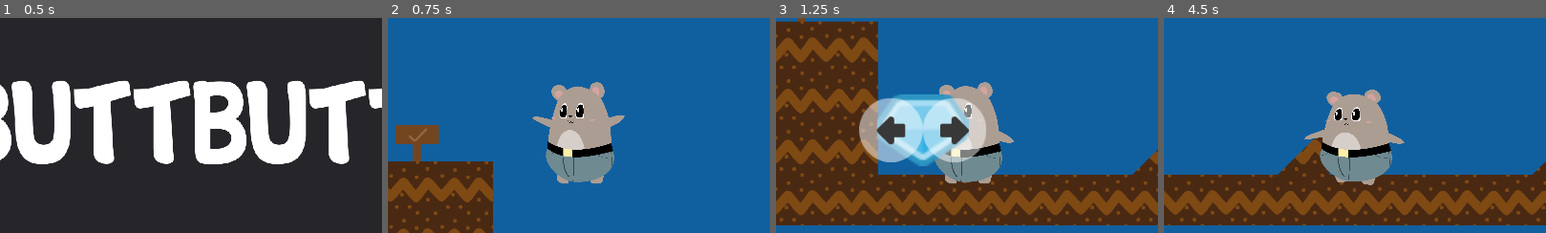
Above: before the commit, frames 1-4 (left to right).
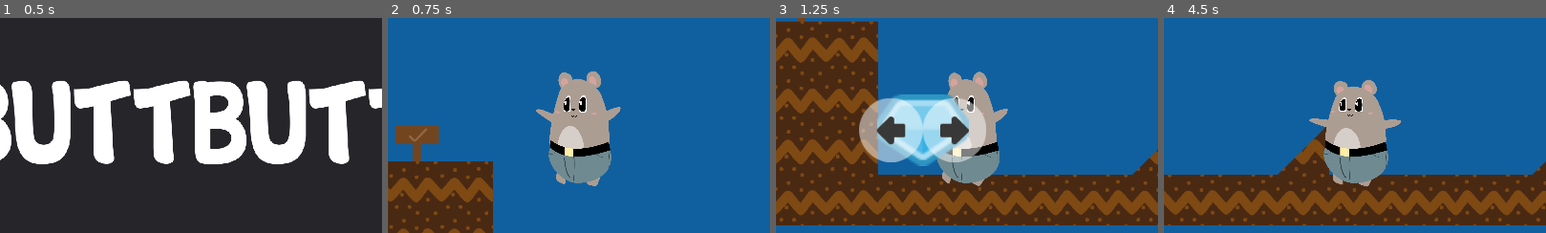
Above: after the commit, the same moments.

Repository: arnaudcoj/buttbutt_adventures
Game: Godot game, scene res://Main/scenes/Main.tscn
Two runs of this game, one before a commit and one after it. Both use one fixed random seed, a clock stepped at 60 frames per second and the inputs below.
Inputs (mouse positions are % of the whole screen's width and height, from its top left):
- Up to frame 1 (0.5 s): no input
- Up to frame 2 (0.75 s): tap Enter (ui_accept) at 0.5 s; move the mouse to (72, 45) at 0.52 s; hold Right (right_action) from 0.53 s (still down); click (72, 45) at 0.67 s
- Up to frame 3 (1.25 s): keep holding Right (right_action); tap Enter (ui_accept) at 0.77 s
- Up to frame 4 (4.5 s): move the mouse to (30, 55) at 1.27 s; tap Enter (ui_accept) at 1.52, 3.02, 3.77 s; move the mouse to (60, 28) at 2.02 s; release Right (right_action) at 2.03 s; hold Left (left_action) 2.03-2.78 s; move the mouse to (45, 70) at 2.77 s; hold Right (right_action) 2.78-4.28 s; click (45, 70) at 2.92 s; move the mouse to (80, 65) at 3.52 s; move the mouse to (20, 35) at 4.27 s; hold Left (left_action) from 4.28 s (still down)
The pictures show only the part of the screen within x 25-75%, y 23-73%; the shares and areas given below are measured in that part.

Frame 1 is identical in both runs. In frame 2, 2.6% of the frame differs, in the area x 37-62%, y 24-79%; in frame 3, 1.8%; in frame 4, 2.7%, in the area x 36-63%, y 28-79%.
Error in both runs: Trying to assign value of type 'Node' to a variable of type 'KinematicBody2D'. (res://Main/scripts/Splash.gd:4)

Commit message:
better animations and draft animationtree

Diff:
--- a/sources/entities/buttbutt/Skeleton.tscn
+++ b/sources/entities/buttbutt/Skeleton.tscn
@@ -193,57 +193,58 @@
 
 [sub_resource type="Animation" id=2]
 resource_name = "Fall"
-length = 0.001
+length = 0.3
+loop = true
 tracks/0/type = "value"
-tracks/0/path = NodePath("Front/ButtPivot/Butt/BodyPivot/Body:scale")
+tracks/0/path = NodePath("Front/ButtPivot/Butt:scale")
 tracks/0/interp = 1
 tracks/0/loop_wrap = true
 tracks/0/imported = false
 tracks/0/enabled = true
 tracks/0/keys = {
-"times": PoolRealArray( 0 ),
-"transitions": PoolRealArray( 1 ),
-"update": 0,
-"values": [ Vector2( 1, 1 ) ]
+"times": PoolRealArray( 0, 0.2 ),
+"transitions": PoolRealArray( 1, 1 ),
+"update": 0,
+"values": [ Vector2( 0.9, 1.1 ), Vector2( 0.92, 1.08 ) ]
 }
 tracks/1/type = "value"
-tracks/1/path = NodePath("Front/ButtPivot/Butt/BodyPivot/Body:position")
+tracks/1/path = NodePath("Front/ButtPivot/Butt/BodyPivot/Body/LeftArmPivot:rotation_degrees")
 tracks/1/interp = 1
 tracks/1/loop_wrap = true
 tracks/1/imported = false
 tracks/1/enabled = true
 tracks/1/keys = {
-"times": PoolRealArray( 0 ),
-"transitions": PoolRealArray( 1 ),
-"update": 0,
-"values": [ Vector2( 0.0965538, -75.2619 ) ]
+"times": PoolRealArray( 0, 0.1, 0.2, 0.3 ),
+"transitions": PoolRealArray( 1, 1, 1, 1 ),
+"update": 0,
+"values": [ -50.0, -48.0, -50.0, -55.0 ]
 }
 tracks/2/type = "value"
-tracks/2/path = NodePath("Front/ButtPivot/Butt/ButtSprite:scale")
+tracks/2/path = NodePath("Front/ButtPivot/Butt/BodyPivot/Body/RightArmPivot:rotation_degrees")
 tracks/2/interp = 1
 tracks/2/loop_wrap = true
 tracks/2/imported = false
 tracks/2/enabled = true
 tracks/2/keys = {
-"times": PoolRealArray( 0 ),
-"transitions": PoolRealArray( 1 ),
-"update": 0,
-"values": [ Vector2( 0.27, 0.27 ) ]
+"times": PoolRealArray( 0, 0.1, 0.2, 0.3 ),
+"transitions": PoolRealArray( 1, 1, 1, 1 ),
+"update": 0,
+"values": [ 50.0, 55.0, 50.0, 48.0 ]
 }
 tracks/3/type = "value"
-tracks/3/path = NodePath("Front/ButtPivot:rotation_degrees")
+tracks/3/path = NodePath("Front/ButtPivot/Butt/BodyPivot/Body/RightEarPivot:rotation_degrees")
 tracks/3/interp = 1
 tracks/3/loop_wrap = true
 tracks/3/imported = false
 tracks/3/enabled = true
 tracks/3/keys = {
-"times": PoolRealArray( 0 ),
-"transitions": PoolRealArray( 1 ),
-"update": 0,
-"values": [ 0.0 ]
+"times": PoolRealArray( 0, 0.1, 0.2, 0.3 ),
+"transitions": PoolRealArray( 1, 1, 1, 1 ),
+"update": 0,
+"values": [ 24.3399, 28.0, 21.0, 26.0 ]
 }
 tracks/4/type = "value"
-tracks/4/path = NodePath("Front/ButtPivot/Butt/LeftLegPivot:rotation_degrees")
+tracks/4/path = NodePath("Front/ButtPivot/Butt/BodyPivot/Body/RightEarPivot/RightEar:position")
 tracks/4/interp = 1
 tracks/4/loop_wrap = true
 tracks/4/imported = false
@@ -252,22 +253,22 @@
 "times": PoolRealArray( 0 ),
 "transitions": PoolRealArray( 1 ),
 "update": 0,
-"values": [ 0.0 ]
+"values": [ Vector2( -11.3769, -20.1197 ) ]
 }
 tracks/5/type = "value"
-tracks/5/path = NodePath("Front/ButtPivot/Butt/RightLegPivot:rotation_degrees")
+tracks/5/path = NodePath("Front/ButtPivot/Butt/BodyPivot/Body/LeftEarPivot:rotation_degrees")
 tracks/5/interp = 1
 tracks/5/loop_wrap = true
 tracks/5/imported = false
 tracks/5/enabled = true
 tracks/5/keys = {
-"times": PoolRealArray( 0 ),
-"transitions": PoolRealArray( 1 ),
-"update": 0,
-"values": [ 0.0 ]
+"times": PoolRealArray( 0, 0.1, 0.2, 0.3 ),
+"transitions": PoolRealArray( 1, 1, 1, 1 ),
+"update": 0,
+"values": [ -12.9005, -17.0, -10.0, -15.0 ]
 }
 tracks/6/type = "value"
-tracks/6/path = NodePath("Front/ButtPivot/Butt/BodyPivot/Body/LeftArmPivot:rotation_degrees")
+tracks/6/path = NodePath("Front/ButtPivot/Butt/BodyPivot/Body/LeftEarPivot/LeftEar:position")
 tracks/6/interp = 1
 tracks/6/loop_wrap = true
 tracks/6/imported = false
@@ -276,31 +277,79 @@
 "times": PoolRealArray( 0 ),
 "transitions": PoolRealArray( 1 ),
 "update": 0,
-"values": [ -45.0 ]
+"values": [ Vector2( 9.31948, -24.1892 ) ]
 }
 tracks/7/type = "value"
-tracks/7/path = NodePath("Front/ButtPivot/Butt/BodyPivot/Body/RightArmPivot:rotation_degrees")
+tracks/7/path = NodePath("Front/ButtPivot/Butt/BodyPivot/Body/FacePivot/Face:position")
 tracks/7/interp = 1
 tracks/7/loop_wrap = true
 tracks/7/imported = false
 tracks/7/enabled = true
 tracks/7/keys = {
-"times": PoolRealArray( 0 ),
-"transitions": PoolRealArray( 1 ),
-"update": 0,
-"values": [ 45.0 ]
+"times": PoolRealArray( 0, 0.1, 0.2, 0.3 ),
+"transitions": PoolRealArray( 1, 1, 1, 1 ),
+"update": 0,
+"values": [ Vector2( 14.9056, 29.0137 ), Vector2( 15.673, 28.373 ), Vector2( 15.2893, 29.9866 ), Vector2( 15.6815, 29.6486 ) ]
 }
 tracks/8/type = "value"
-tracks/8/path = NodePath("Front/ButtPivot/Butt:scale")
+tracks/8/path = NodePath("Front/ButtPivot/Butt/LeftLegPivot:rotation_degrees")
 tracks/8/interp = 1
 tracks/8/loop_wrap = true
 tracks/8/imported = false
 tracks/8/enabled = true
 tracks/8/keys = {
-"times": PoolRealArray( 0 ),
-"transitions": PoolRealArray( 1 ),
-"update": 0,
-"values": [ Vector2( 1, 1 ) ]
+"times": PoolRealArray( 0, 0.1, 0.2, 0.3 ),
+"transitions": PoolRealArray( 1, 1, 1, 1 ),
+"update": 0,
+"values": [ 16.4432, 23.8985, 9.48243, 13.0999 ]
+}
+tracks/9/type = "value"
+tracks/9/path = NodePath("Front/ButtPivot/Butt/RightLegPivot:rotation_degrees")
+tracks/9/interp = 1
+tracks/9/loop_wrap = true
+tracks/9/imported = false
+tracks/9/enabled = true
+tracks/9/keys = {
+"times": PoolRealArray( 0, 0.1, 0.2, 0.3 ),
+"transitions": PoolRealArray( 1, 1, 1, 1 ),
+"update": 0,
+"values": [ 22.1034, 27.8448, 16.915, 28.065 ]
+}
+tracks/10/type = "value"
+tracks/10/path = NodePath("Front/ButtPivot/Butt/RightLegPivot/RightLeg:position")
+tracks/10/interp = 1
+tracks/10/loop_wrap = true
+tracks/10/imported = false
+tracks/10/enabled = true
+tracks/10/keys = {
+"times": PoolRealArray( 0 ),
+"transitions": PoolRealArray( 1 ),
+"update": 0,
+"values": [ Vector2( -2.11478, 32.4116 ) ]
+}
+tracks/11/type = "value"
+tracks/11/path = NodePath("Front/ButtPivot/Butt/BodyPivot/Body:position")
+tracks/11/interp = 1
+tracks/11/loop_wrap = true
+tracks/11/imported = false
+tracks/11/enabled = true
+tracks/11/keys = {
+"times": PoolRealArray( 0, 0.1, 0.2, 0.3 ),
+"transitions": PoolRealArray( 1, 1, 1, 1 ),
+"update": 0,
+"values": [ Vector2( 0.0965538, -75.2619 ), Vector2( 0.097, -76 ), Vector2( 0.097, -75 ), Vector2( 0.097, -76 ) ]
+}
+tracks/12/type = "value"
+tracks/12/path = NodePath("Front/ButtPivot/Butt/ButtSprite:scale")
+tracks/12/interp = 1
+tracks/12/loop_wrap = true
+tracks/12/imported = false
+tracks/12/enabled = true
+tracks/12/keys = {
+"times": PoolRealArray( 0, 0.1, 0.2, 0.3 ),
+"transitions": PoolRealArray( 1, 1, 1, 1 ),
+"update": 0,
+"values": [ Vector2( 0.27, 0.27 ), Vector2( 0.28, 0.26 ), Vector2( 0.27, 0.265 ), Vector2( 0.272, 0.28 ) ]
 }
 
 [sub_resource type="Animation" id=3]
@@ -357,204 +406,104 @@
 "update": 0,
 "values": [ Vector2( 0.27, 0.27 ), Vector2( 0.285, 0.27 ), Vector2( 0.27, 0.27 ) ]
 }
+
+[sub_resource type="Animation" id=4]
+length = 2.0
+tracks/0/type = "value"
+tracks/0/path = NodePath("Front/ButtPivot/Butt/ButtSprite:scale")
+tracks/0/interp = 1
+tracks/0/loop_wrap = true
+tracks/0/imported = false
+tracks/0/enabled = true
+tracks/0/keys = {
+"times": PoolRealArray( 0.2, 0.6, 0.9, 1.2 ),
+"transitions": PoolRealArray( -2, -2, 1, 1 ),
+"update": 0,
+"values": [ Vector2( 0.3, 0.25 ), Vector2( 0.26, 0.3 ), Vector2( 0.29, 0.3 ), Vector2( 0.26, 0.3 ) ]
+}
+tracks/1/type = "value"
+tracks/1/path = NodePath("Front/ButtPivot/Butt/BodyPivot/Body/RightArmPivot:rotation_degrees")
+tracks/1/interp = 1
+tracks/1/loop_wrap = true
+tracks/1/imported = false
+tracks/1/enabled = true
+tracks/1/keys = {
+"times": PoolRealArray( 0.4, 0.7 ),
+"transitions": PoolRealArray( -2, -2 ),
+"update": 0,
+"values": [ -5.0, 10.0 ]
+}
+tracks/2/type = "value"
+tracks/2/path = NodePath("Front/ButtPivot/Butt/BodyPivot/Body/LeftArmPivot:rotation_degrees")
+tracks/2/interp = 1
+tracks/2/loop_wrap = true
+tracks/2/imported = false
+tracks/2/enabled = true
+tracks/2/keys = {
+"times": PoolRealArray( 0.3, 0.6 ),
+"transitions": PoolRealArray( -2, -2 ),
+"update": 0,
+"values": [ 10.0, -5.0 ]
+}
+tracks/3/type = "value"
+tracks/3/path = NodePath("Front/ButtPivot/Butt/BodyPivot/Body:scale")
+tracks/3/interp = 1
+tracks/3/loop_wrap = true
+tracks/3/imported = false
+tracks/3/enabled = true
+tracks/3/keys = {
+"times": PoolRealArray( 0.2, 0.6, 0.9, 1.2 ),
+"transitions": PoolRealArray( -2, -2, 1, 1 ),
+"update": 0,
+"values": [ Vector2( 1.1, 0.8 ), Vector2( 0.95, 1.05 ), Vector2( 1.05, 0.95 ), Vector2( 0.95, 1.05 ) ]
+}
+tracks/4/type = "value"
+tracks/4/path = NodePath("Front/ButtPivot/Butt/BodyPivot/Body:position")
+tracks/4/interp = 1
+tracks/4/loop_wrap = true
+tracks/4/imported = false
+tracks/4/enabled = true
+tracks/4/keys = {
+"times": PoolRealArray( 0.2, 0.6, 1.2 ),
+"transitions": PoolRealArray( -2, -2, 1 ),
+"update": 0,
+"values": [ Vector2( 0.097, -65 ), Vector2( 0.097, -85 ), Vector2( 0.097, -90 ) ]
+}
 tracks/5/type = "value"
-tracks/5/path = NodePath("Front/ButtPivot/Butt/LeftLegPivot:rotation_degrees")
+tracks/5/path = NodePath("Front/ButtPivot/Butt/BodyPivot/Body/RightEarPivot:rotation_degrees")
 tracks/5/interp = 1
 tracks/5/loop_wrap = true
 tracks/5/imported = false
 tracks/5/enabled = true
 tracks/5/keys = {
-"times": PoolRealArray( 0 ),
-"transitions": PoolRealArray( 1 ),
-"update": 0,
-"values": [ 0.0 ]
+"times": PoolRealArray( 0.2, 0.6 ),
+"transitions": PoolRealArray( -2, -2 ),
+"update": 0,
+"values": [ -20.0, 15.0 ]
 }
 tracks/6/type = "value"
-tracks/6/path = NodePath("Front/ButtPivot/Butt/RightLegPivot:rotation_degrees")
+tracks/6/path = NodePath("Front/ButtPivot/Butt/BodyPivot/Body/LeftEarPivot:rotation_degrees")
 tracks/6/interp = 1
 tracks/6/loop_wrap = true
 tracks/6/imported = false
 tracks/6/enabled = true
 tracks/6/keys = {
-"times": PoolRealArray( 0 ),
-"transitions": PoolRealArray( 1 ),
-"update": 0,
-"values": [ 0.0 ]
+"times": PoolRealArray( 0.2, 0.6 ),
+"transitions": PoolRealArray( -2, -2 ),
+"update": 0,
+"values": [ 20.0, -15.0 ]
 }
 tracks/7/type = "value"
-tracks/7/path = NodePath("Front/ButtPivot:rotation_degrees")
+tracks/7/path = NodePath("Front/ButtPivot/Butt/BodyPivot/Body/FacePivot/Face/FaceRemoteTransform:position")
 tracks/7/interp = 1
 tracks/7/loop_wrap = true
 tracks/7/imported = false
 tracks/7/enabled = true
 tracks/7/keys = {
-"times": PoolRealArray( 0 ),
-"transitions": PoolRealArray( 1 ),
-"update": 0,
-"values": [ 0.0 ]
-}
-tracks/8/type = "value"
-tracks/8/path = NodePath("Front/ButtPivot/Butt:scale")
-tracks/8/interp = 1
-tracks/8/loop_wrap = true
-tracks/8/imported = false
-tracks/8/enabled = true
-tracks/8/keys = {
-"times": PoolRealArray( 0 ),
-"transitions": PoolRealArray( 1 ),
-"update": 0,
-"values": [ Vector2( 1, 1 ) ]
-}
-tracks/9/type = "value"
-tracks/9/path = NodePath("Front/ButtPivot/Butt/BodyPivot/Body/LeftArmPivot:rotation_degrees")
-tracks/9/interp = 1
-tracks/9/loop_wrap = true
-tracks/9/imported = false
-tracks/9/enabled = true
-tracks/9/keys = {
-"times": PoolRealArray( 0 ),
-"transitions": PoolRealArray( 1 ),
-"update": 0,
-"values": [ 0.0 ]
-}
-tracks/10/type = "value"
-tracks/10/path = NodePath("Front/ButtPivot/Butt/BodyPivot/Body/RightArmPivot:rotation_degrees")
-tracks/10/interp = 1
-tracks/10/loop_wrap = true
-tracks/10/imported = false
-tracks/10/enabled = true
-tracks/10/keys = {
-"times": PoolRealArray( 0 ),
-"transitions": PoolRealArray( 1 ),
-"update": 0,
-"values": [ 0.0 ]
-}
-
-[sub_resource type="Animation" id=4]
-length = 2.0
-tracks/0/type = "bezier"
-tracks/0/path = NodePath("Front/ButtPivot/Butt/BodyPivot/Body:scale:x")
-tracks/0/interp = 1
-tracks/0/loop_wrap = true
-tracks/0/imported = false
-tracks/0/enabled = true
-tracks/0/keys = {
-"points": PoolRealArray( 1, -0.25, 0, 0.25, 0, 1.05, -0.25, 0, 0.25, 0, 1, -0.25, 0, 0.25, 0, 1, -0.25, 0, 0.25, 0 ),
-"times": PoolRealArray( 0, 0.8, 1.6, 2 )
-}
-tracks/1/type = "bezier"
-tracks/1/path = NodePath("Front/ButtPivot/Butt/BodyPivot/Body:scale:y")
-tracks/1/interp = 1
-tracks/1/loop_wrap = true
-tracks/1/imported = false
-tracks/1/enabled = true
-tracks/1/keys = {
-"points": PoolRealArray( 0.4, -0.25, 0, 0.25, 0, 1.05, -0.25, 0, 0.25, 0, 1, -0.25, 0, 0.25, 0 ),
-"times": PoolRealArray( 0, 0.5, 2 )
-}
-tracks/2/type = "bezier"
-tracks/2/path = NodePath("Front/ButtPivot/Butt/BodyPivot/Body:position:x")
-tracks/2/interp = 1
-tracks/2/loop_wrap = true
-tracks/2/imported = false
-tracks/2/enabled = true
-tracks/2/keys = {
-"points": PoolRealArray( 0.0965538, -0.25, 0, 0.25, 0 ),
-"times": PoolRealArray( 0 )
-}
-tracks/3/type = "bezier"
-tracks/3/path = NodePath("Front/ButtPivot/Butt/BodyPivot/Body:position:y")
-tracks/3/interp = 1
-tracks/3/loop_wrap = true
-tracks/3/imported = false
-tracks/3/enabled = true
-tracks/3/keys = {
-"points": PoolRealArray( -75.2619, -0.25, 0, 0.25, 0, -83, -0.25, 0, 0.25, 0, -75.262, -0.25, 0, 0.25, 0 ),
-"times": PoolRealArray( 0, 0.9, 2 )
-}
-tracks/4/type = "value"
-tracks/4/path = NodePath("Front/ButtPivot/Butt/ButtSprite:scale")
-tracks/4/interp = 1
-tracks/4/loop_wrap = true
-tracks/4/imported = false
-tracks/4/enabled = true
-tracks/4/keys = {
-"times": PoolRealArray( 0, 0.9, 2 ),
-"transitions": PoolRealArray( 1, 1, 1 ),
-"update": 0,
-"values": [ Vector2( 0.27, 0.27 ), Vector2( 0.285, 0.27 ), Vector2( 0.27, 0.27 ) ]
-}
-tracks/5/type = "value"
-tracks/5/path = NodePath("Front/ButtPivot/Butt/LeftLegPivot:rotation_degrees")
-tracks/5/interp = 1
-tracks/5/loop_wrap = true
-tracks/5/imported = false
-tracks/5/enabled = true
-tracks/5/keys = {
-"times": PoolRealArray( 0 ),
-"transitions": PoolRealArray( 1 ),
-"update": 0,
-"values": [ 0.0 ]
-}
-tracks/6/type = "value"
-tracks/6/path = NodePath("Front/ButtPivot/Butt/RightLegPivot:rotation_degrees")
-tracks/6/interp = 1
-tracks/6/loop_wrap = true
-tracks/6/imported = false
-tracks/6/enabled = true
-tracks/6/keys = {
-"times": PoolRealArray( 0 ),
-"transitions": PoolRealArray( 1 ),
-"update": 0,
-"values": [ 0.0 ]
-}
-tracks/7/type = "value"
-tracks/7/path = NodePath("Front/ButtPivot:rotation_degrees")
-tracks/7/interp = 1
-tracks/7/loop_wrap = true
-tracks/7/imported = false
-tracks/7/enabled = true
-tracks/7/keys = {
-"times": PoolRealArray( 0 ),
-"transitions": PoolRealArray( 1 ),
-"update": 0,
-"values": [ 0.0 ]
-}
-tracks/8/type = "value"
-tracks/8/path = NodePath("Front/ButtPivot/Butt:scale")
-tracks/8/interp = 1
-tracks/8/loop_wrap = true
-tracks/8/imported = false
-tracks/8/enabled = true
-tracks/8/keys = {
-"times": PoolRealArray( 0, 0.6, 2 ),
-"transitions": PoolRealArray( 1, 1, 1 ),
-"update": 0,
-"values": [ Vector2( 1.3, 0.8 ), Vector2( 0.8, 1 ), Vector2( 1, 1 ) ]
-}
-tracks/9/type = "value"
-tracks/9/path = NodePath("Front/ButtPivot/Butt/BodyPivot/Body/LeftArmPivot:rotation_degrees")
-tracks/9/interp = 1
-tracks/9/loop_wrap = true
-tracks/9/imported = false
-tracks/9/enabled = true
-tracks/9/keys = {
-"times": PoolRealArray( 1 ),
-"transitions": PoolRealArray( 1 ),
-"update": 0,
-"values": [ -45.0 ]
-}
-tracks/10/type = "value"
-tracks/10/path = NodePath("Front/ButtPivot/Butt/BodyPivot/Body/RightArmPivot:rotation_degrees")
-tracks/10/interp = 1
-tracks/10/loop_wrap = true
-tracks/10/imported = false
-tracks/10/enabled = true
-tracks/10/keys = {
-"times": PoolRealArray( 1 ),
-"transitions": PoolRealArray( 1 ),
-"update": 0,
-"values": [ 45.0 ]
+"times": PoolRealArray( 0.2, 0.6 ),
+"transitions": PoolRealArray( 1, 1 ),
+"update": 0,
+"values": [ Vector2( -8.739, -50 ), Vector2( -8.739, -63 ) ]
 }
 
 [sub_resource type="Animation" id=5]
@@ -633,19 +582,19 @@
 "values": [ 10.0, -5.0 ]
 }
 tracks/6/type = "value"
-tracks/6/path = NodePath("Front/ButtPivot/Butt:scale")
+tracks/6/path = NodePath("Front/ButtPivot/Butt/BodyPivot/Body:scale")
 tracks/6/interp = 1
 tracks/6/loop_wrap = true
 tracks/6/imported = false
 tracks/6/enabled = true
 tracks/6/keys = {
-"times": PoolRealArray( 0 ),
-"transitions": PoolRealArray( 1 ),
-"update": 0,
-"values": [ Vector2( 1, 1 ) ]
+"times": PoolRealArray( 0.2, 0.6 ),
+"transitions": PoolRealArray( -2, -2 ),
+"update": 0,
+"values": [ Vector2( 1.1, 0.8 ), Vector2( 0.95, 1.05 ) ]
 }
 tracks/7/type = "value"
-tracks/7/path = NodePath("Front/ButtPivot/Butt/BodyPivot/Body:scale")
+tracks/7/path = NodePath("Front/ButtPivot/Butt/BodyPivot/Body:position")
 tracks/7/interp = 1
 tracks/7/loop_wrap = true
 tracks/7/imported = false
@@ -654,22 +603,22 @@
 "times": PoolRealArray( 0.2, 0.6 ),
 "transitions": PoolRealArray( -2, -2 ),
 "update": 0,
-"values": [ Vector2( 1.1, 0.8 ), Vector2( 0.95, 1.05 ) ]
+"values": [ Vector2( 0.097, -65 ), Vector2( 0.097, -85 ) ]
 }
 tracks/8/type = "value"
-tracks/8/path = NodePath("Front/ButtPivot/Butt/BodyPivot/Body:position")
+tracks/8/path = NodePath("Front/ButtPivot/Butt/BodyPivot/Body/RightEarPivot:rotation_degrees")
 tracks/8/interp = 1
 tracks/8/loop_wrap = true
 tracks/8/imported = false
 tracks/8/enabled = true
 tracks/8/keys = {
-"times": PoolRealArray( 0.2, 0.6 ),
-"transitions": PoolRealArray( -2, -2 ),
-"update": 0,
-"values": [ Vector2( 0.097, -65 ), Vector2( 0.097, -85 ) ]
+"times": PoolRealArray( 0.3, 0.7 ),
+"transitions": PoolRealArray( -2, -2 ),
+"update": 0,
+"values": [ -20.0, 15.0 ]
 }
 tracks/9/type = "value"
-tracks/9/path = NodePath("Front/ButtPivot/Butt/BodyPivot/Body/RightEarPivot:rotation_degrees")
+tracks/9/path = NodePath("Front/ButtPivot/Butt/BodyPivot/Body/LeftEarPivot:rotation_degrees")
 tracks/9/interp = 1
 tracks/9/loop_wrap = true
 tracks/9/imported = false
@@ -678,57 +627,63 @@
 "times": PoolRealArray( 0.3, 0.7 ),
 "transitions": PoolRealArray( -2, -2 ),
 "update": 0,
-"values": [ -20.0, 15.0 ]
+"values": [ 20.0, -15.0 ]
 }
 tracks/10/type = "value"
-tracks/10/path = NodePath("Front/ButtPivot/Butt/BodyPivot/Body/LeftEarPivot:rotation_degrees")
+tracks/10/path = NodePath("Front/ButtPivot/Butt/BodyPivot/Body/FacePivot/Face/FaceRemoteTransform:position")
 tracks/10/interp = 1
 tracks/10/loop_wrap = true
 tracks/10/imported = false
 tracks/10/enabled = true
 tracks/10/keys = {
 "times": PoolRealArray( 0.3, 0.7 ),
-"transitions": PoolRealArray( -2, -2 ),
-"update": 0,
-"values": [ 20.0, -15.0 ]
+"transitions": PoolRealArray( 1, 1 ),
+"update": 0,
+"values": [ Vector2( -8.739, -50 ), Vector2( -8.739, -63 ) ]
 }
 tracks/11/type = "value"
-tracks/11/path = NodePath("Front/ButtPivot/Butt/BodyPivot/Body/FacePivot/Face/FaceRemoteTransform:position")
+tracks/11/path = NodePath("Front/ButtPivot/Butt/LeftLegPivot/LeftLeg:position")
 tracks/11/interp = 1
 tracks/11/loop_wrap = true
 tracks/11/imported = false
 tracks/11/enabled = true
 tracks/11/keys = {
-"times": PoolRealArray( 0.3, 0.7 ),
+"times": PoolRealArray( 0.1, 0.6 ),
 "transitions": PoolRealArray( 1, 1 ),
 "update": 0,
-"values": [ Vector2( -8.739, -50 ), Vector2( -8.739, -63 ) ]
+"values": [ Vector2( -1.30145, 35.452 ), Vector2( 13.5905, 18.8994 ) ]
 }
 tracks/12/type = "value"
-tracks/12/path = NodePath("Front/ButtPivot/Butt/LeftLegPivot/LeftLeg:position")
+tracks/12/path = NodePath("Front/ButtPivot/Butt/RightLegPivot/RightLeg:position")
 tracks/12/interp = 1
 tracks/12/loop_wrap = true
 tracks/12/imported = false
 tracks/12/enabled = true
 tracks/12/keys = {
-"times": PoolRealArray( 0.1, 0.6 ),
-"transitions": PoolRealArray( 1, 1 ),
-"update": 0,
-"values": [ Vector2( -1.30145, 35.452 ), Vector2( 13.5905, 18.8994 ) ]
-}
-tracks/13/type = "value"
-tracks/13/path = NodePath("Front/ButtPivot/Butt/RightLegPivot/RightLeg:position")
-tracks/13/interp = 1
-tracks/13/loop_wrap = true
-tracks/13/imported = false
-tracks/13/enabled = true
-tracks/13/keys = {
 "times": PoolRealArray( 0.3, 0.6 ),
 "transitions": PoolRealArray( 1, 1 ),
 "update": 0,
 "values": [ Vector2( -19.7287, 22.1194 ), Vector2( -7.5018, 39.3054 ) ]
 }
 
+[sub_resource type="AnimationNodeAdd2" id=6]
+
+[sub_resource type="AnimationNodeAnimation" id=7]
+animation = "Idle"
+
+[sub_resource type="AnimationNodeAnimation" id=8]
+animation = "Default"
+
+[sub_resource type="AnimationNodeBlendTree" id=9]
+graph_offset = Vector2( -671.8, 176.9 )
+nodes/Add2/node = SubResource( 6 )
+nodes/Add2/position = Vector2( 40, 140 )
+nodes/Animation/node = SubResource( 7 )
+nodes/Animation/position = Vector2( -580, 280 )
+nodes/RestPose/node = SubResource( 8 )
+nodes/RestPose/position = Vector2( -160, 60 )
+node_connections = [ "output", 0, "Add2", "Add2", 0, "RestPose", "Add2", 1, "Animation" ]
+
 [node name="Skeleton" type="Node2D"]
 script = ExtResource( 1 )
 
@@ -743,27 +698,28 @@
 position = Vector2( 0, 4.33256 )
 
 [node name="Body" type="Node2D" parent="Front/ButtPivot/Butt/BodyPivot"]
-position = Vector2( 0.0965538, -75.2619 )
+position = Vector2( 0.097, -65 )
+scale = Vector2( 1.1, 0.8 )
 
 [node name="FacePivot" type="Position2D" parent="Front/ButtPivot/Butt/BodyPivot/Body"]
 position = Vector2( -15.7914, -34.548 )
 
 [node name="Face" type="Node2D" parent="Front/ButtPivot/Butt/BodyPivot/Body/FacePivot"]
-position = Vector2( 7.92228, 39.1713 )
+position = Vector2( 15.5544, 28.472 )
 __meta__ = {
 "_edit_group_": true
 }
 
 [node name="FaceRemoteTransform" type="RemoteTransform2D" parent="Front/ButtPivot/Butt/BodyPivot/Body/FacePivot/Face"]
-position = Vector2( -8.73872, -56.4044 )
+position = Vector2( -8.739, -50 )
 remote_path = NodePath("../../../../../../../RemoteSprites/Face")
 
 [node name="LeftEarPivot" type="Position2D" parent="Front/ButtPivot/Butt/BodyPivot/Body"]
-editor/display_folded = true
 position = Vector2( 31.6891, -89.7859 )
+rotation = 0.349066
 
 [node name="LeftEar" type="Node2D" parent="Front/ButtPivot/Butt/BodyPivot/Body/LeftEarPivot"]
-position = Vector2( 11.7965, -18.5666 )
+position = Vector2( 9.31948, -24.1892 )
 __meta__ = {
 "_edit_group_": true
 }
@@ -774,9 +730,10 @@
 
 [node name="RightEarPivot" type="Position2D" parent="Front/ButtPivot/Butt/BodyPivot/Body"]
 position = Vector2( -34.3299, -89.3457 )
+rotation = -0.349066
 
 [node name="RightEar" type="Node2D" parent="Front/ButtPivot/Butt/BodyPivot/Body/RightEarPivot"]
-position = Vector2( -17.0602, -11.9745 )
+position = Vector2( -11.3769, -20.1197 )
 __meta__ = {
 "_edit_group_": true
 }
@@ -785,8 +742,8 @@
 remote_path = NodePath("../../../../../../../RemoteSprites/RightEar")
 
 [node name="LeftArmPivot" type="Position2D" parent="Front/ButtPivot/Butt/BodyPivot/Body"]
-editor/display_folded = true
 position = Vector2( 35.6503, -7.04203 )
+rotation = -0.0872665
 
 [node name="LeftArm" type="Node2D" parent="Front/ButtPivot/Butt/BodyPivot/Body/LeftArmPivot"]
 editor/display_folded = true
@@ -801,6 +758,7 @@
 
 [node name="RightArmPivot" type="Position2D" parent="Front/ButtPivot/Butt/BodyPivot/Body"]
 position = Vector2( -45.3331, -10.563 )
+rotation = 0.174533
 
 [node name="RightArm" type="Node2D" parent="Front/ButtPivot/Butt/BodyPivot/Body/RightArmPivot"]
 position = Vector2( -34.2886, -15.4744 )
@@ -847,7 +805,7 @@
 
 [node name="ButtSprite" type="Sprite" parent="Front/ButtPivot/Butt"]
 position = Vector2( 0.67, 0 )
-scale = Vector2( 0.27, 0.27 )
+scale = Vector2( 0.3, 0.25 )
 texture = ExtResource( 7 )
 __meta__ = {
 "_edit_lock_": true
@@ -857,7 +815,9 @@
 
 [node name="RightEar" type="Node2D" parent="Front/RemoteSprites"]
 editor/display_folded = true
-position = Vector2( -51.9875, -104.319 )
+position = Vector2( -57.6892, -76.2251 )
+rotation = -0.258771
+scale = Vector2( 1.06926, 0.840641 )
 __meta__ = {
 "_edit_group_": true,
 "_edit_lock_": true
@@ -869,7 +829,9 @@
 
 [node name="RightArm" type="Node2D" parent="Front/RemoteSprites"]
 editor/display_folded = true
-position = Vector2( -80.2191, -2.62094 )
+position = Vector2( -89.6976, 2.66919 )
+rotation = 0.127542
+scale = Vector2( 1.09216, 0.810671 )
 __meta__ = {
 "_edit_group_": true,
 "_edit_lock_": true
@@ -880,7 +842,8 @@
 texture = ExtResource( 9 )
 
 [node name="Face" type="Node2D" parent="Front/RemoteSprites"]
-position = Vector2( -17.2053, -54.7794 )
+position = Vector2( -10.4706, -37.5972 )
+scale = Vector2( 1.1, 0.8 )
 __meta__ = {
 "_edit_group_": true,
 "_edit_lock_": true
@@ -998,8 +961,14 @@
 }
 
 [node name="AnimationPlayer" type="AnimationPlayer" parent="."]
+playback_default_blend_time = 0.2
 anims/Default = SubResource( 1 )
 anims/Fall = SubResource( 2 )
 anims/Idle = SubResource( 3 )
 anims/Jump = SubResource( 4 )
 anims/Walk = SubResource( 5 )
+
+[node name="AnimationTree" type="AnimationTree" parent="."]
+tree_root = SubResource( 9 )
+anim_player = NodePath("../AnimationPlayer")
+parameters/Add2/add_amount = 1.0
--- a/sources/entities/buttbutt/scripts/buttbutt_skeleton.gd
+++ b/sources/entities/buttbutt/scripts/buttbutt_skeleton.gd
@@ -3,6 +3,7 @@
 class_name ButtButtSkeleton
 
 onready var animation_player = $AnimationPlayer
+onready var animation_tree = $AnimationTree
 
 const ORIENTATION_LEFT = 1
 const ORIENTATION_RIGHT = -1
Not shown: 1 places in sources/entities/buttbutt/Skeleton.tscn that only renumber resources
